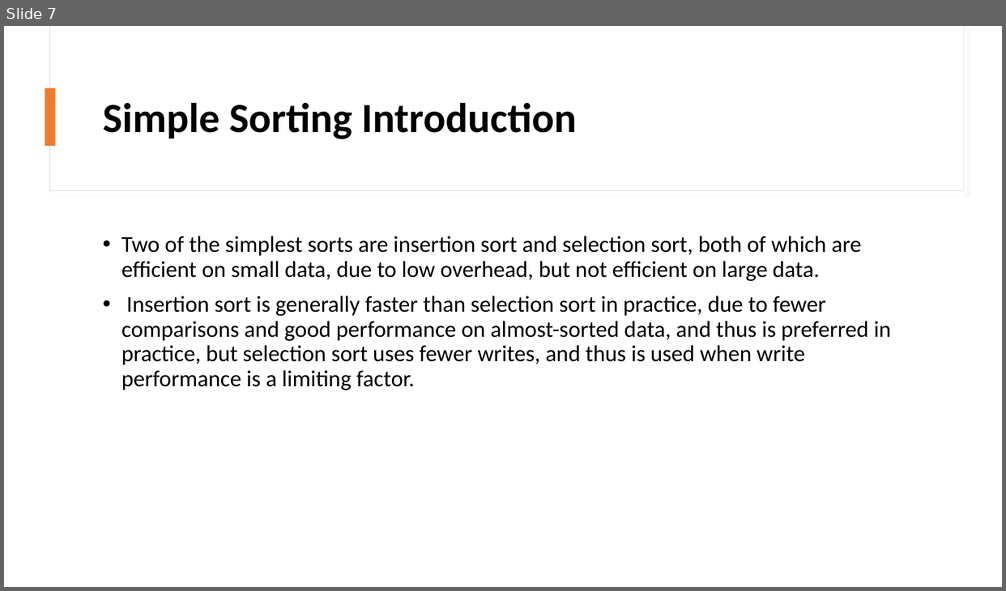
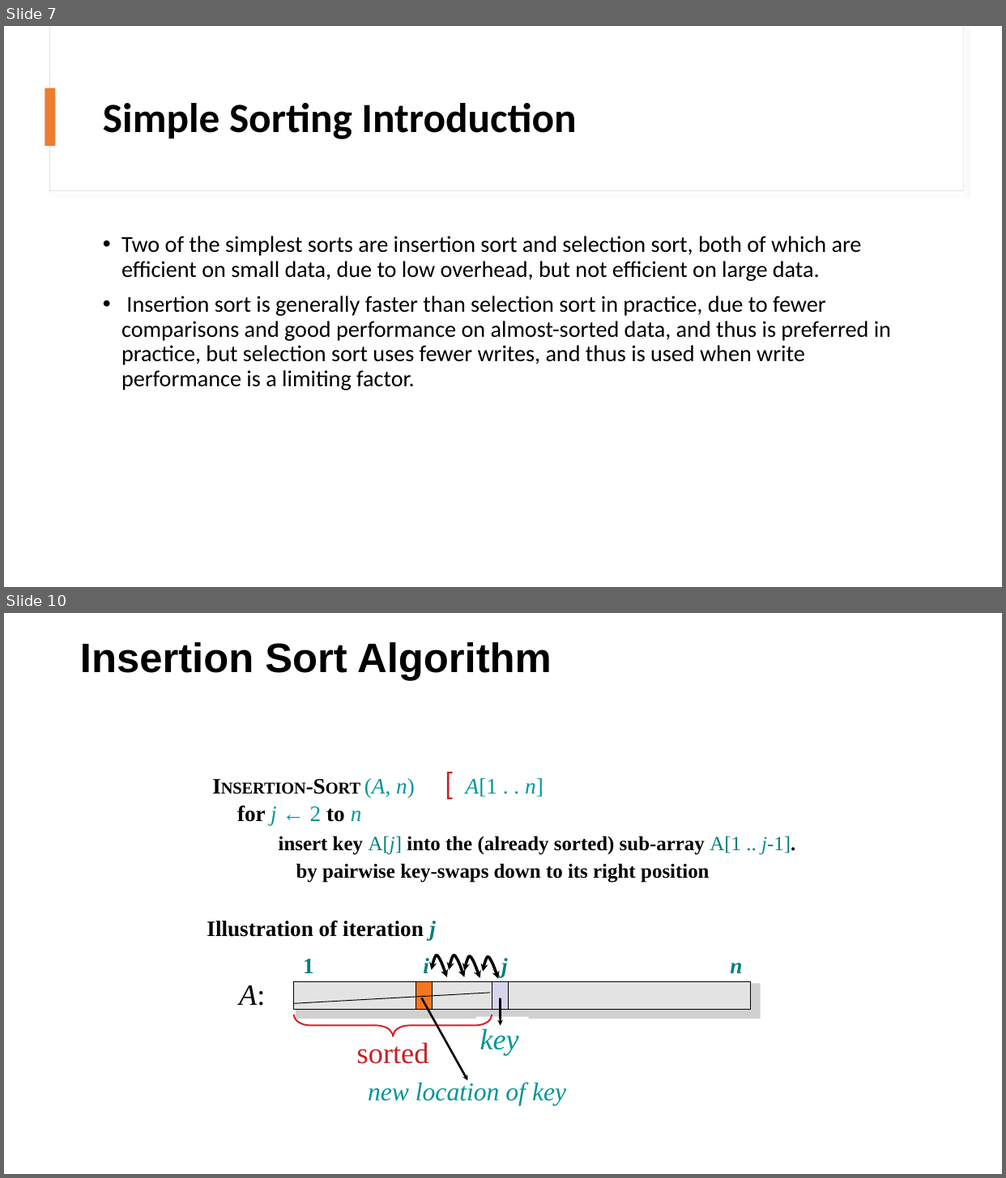
Before and after one commit to mohammednabwy/PowerPointTranslation, a slide deck: Files/DataStructureAndAlgorthimDesign.pptx. Shown one above the other, each under a label of ours: slide 7 before the commit, slides 7 and 10 after it; the slides between them are not shown. The pictures are 1006x591 and 1006x1178 pixels, drawn with LibreOffice and Linux fonts; fonts in the diff are those of the drawing; grey boxes stand for pictures; background and template pictures are left out. Boxes give left, top, right and bottom in pixels: in the first picture for what was removed or moved away, otherwise in the second. Text is boxed around its words. In the diff, an @@ line names an element or a change of style, - is before the commit and + after.

```diff
--- a/Files/DataStructureAndAlgorthimDesign.pptx
+++ b/Files/DataStructureAndAlgorthimDesign.pptx
@@ slide 10 added at <box>4,613,1002,1174</box>, background #FFFFFF @@
@@ text added at <box>80,642,415,826</box>, 21.2 pt, text #010202, bold @@
+INSERTION-SORT (A, n)
+for j ← 2 to n
@@ title added at <box>357,642,552,680</box>, 39.6 pt, text #000000, bold @@
+Insertion Sort Algorithm
@@ text added at <box>466,778,543,797</box>, 21.2 pt, text #009696 @@
+[ A[1 . . n]
@@ text added at <box>206,836,795,940</box>, 19.4 pt, text #010202, bold @@
+insert key A[j] into the (already sorted) sub-array A[1 .. j-1]. by pairwise key-swaps down to its right position
+Illustration of iteration j
@@ text added at <box>303,958,429,973</box>, 21.2 pt, text #007F7C, bold @@
+1 i
@@ group added at <box>429,955,500,979</box>: 8 freeform shapes @@
@@ text added at <box>501,958,508,977</box>, 21.2 pt, text #007F7C, bold, italic @@
+j
@@ text added at <box>730,963,742,973</box>, 21.2 pt, text #007F7C, bold, italic @@
+n
@@ text added at <box>239,986,265,1006</box>, 28.2 pt, text #010202, italic @@
+A:
@@ group added at <box>294,982,750,1081</box>: 12 freeform shapes @@
@@ picture added at <box>296,983,761,1019</box> @@
@@ freeform shape added at <box>476,1017,529,1059</box>, fill #FFFFFF @@
@@ text added at <box>357,1042,429,1064</box>, 28.2 pt, text #C91F25 @@
+sorted
@@ text added at <box>480,1029,519,1055</box>, 28.2 pt, text #009696, italic @@
+key
@@ text added at <box>368,1083,566,1105</box>, 24.7 pt, text #009696, italic @@
+new location of key
```
Also in this commit, not shown: 32 other slides added, 5 other files.
